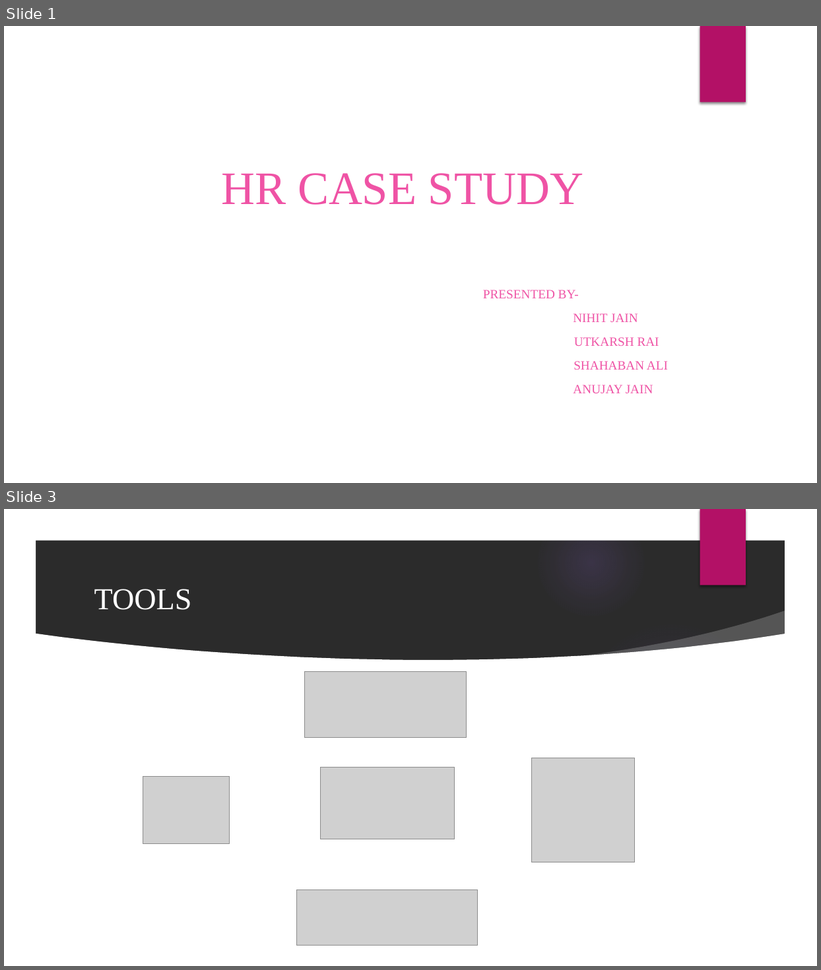
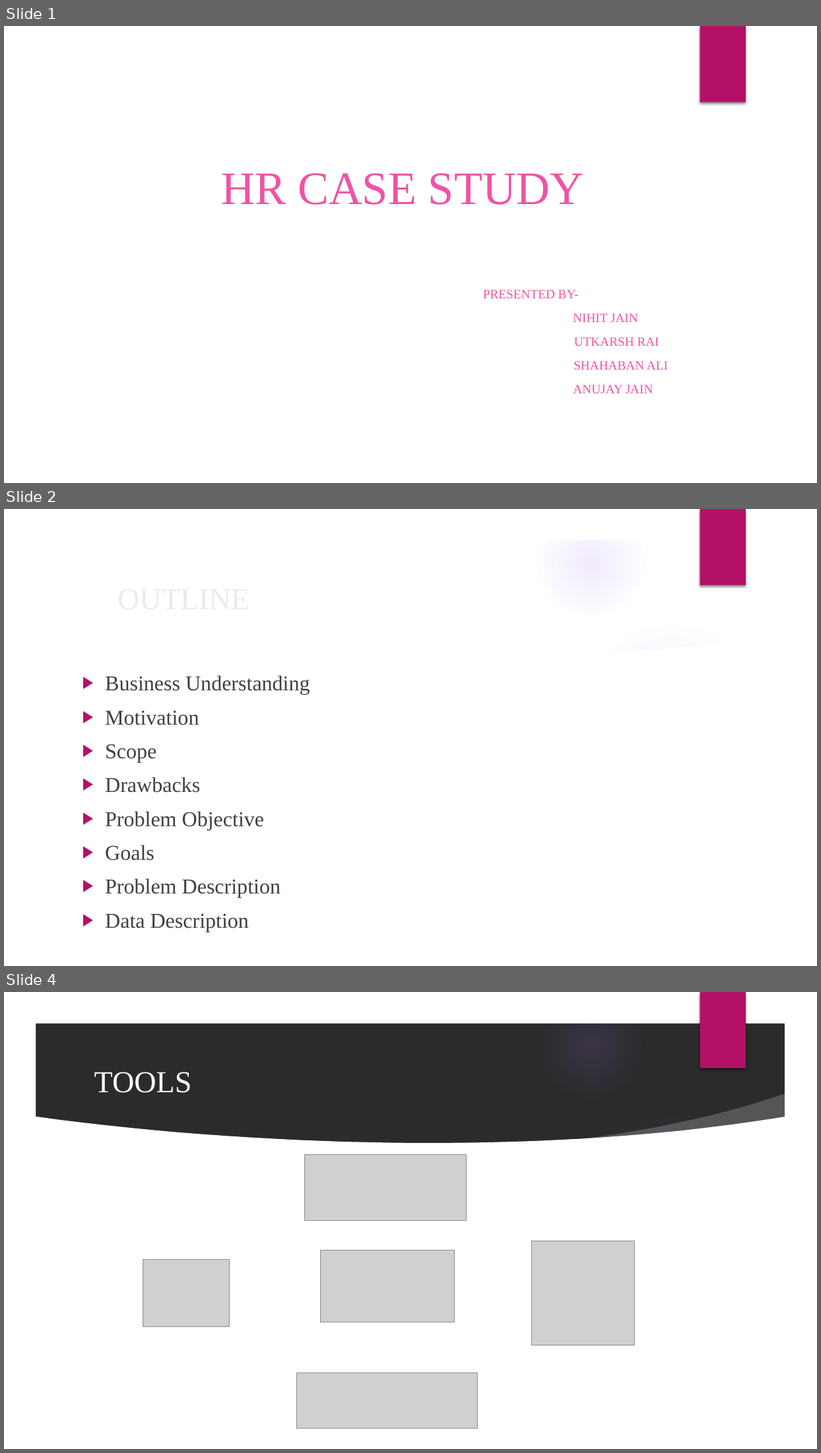
Before and after one commit to nihitjain11/IBM_MiniProject-II, a slide deck: Presentation1.pptx. Shown one above the other, each under a label of ours: slides 1 and 3 before the commit, slides 1, 2 and 4 after it; the slides between them are not shown. The pictures are 821x970 and 821x1453 pixels, drawn with LibreOffice and Linux fonts; fonts in the diff are those of the drawing; grey boxes stand for pictures; background and template pictures are left out; a plain dark background stands for a picture behind light text. Boxes give left, top, right and bottom in pixels: in the first picture for what was removed or moved away, otherwise in the second. Text is boxed around its words. In the diff, an @@ line names an element or a change of style, - is before the commit and + after.

```diff
--- a/Presentation1.pptx
+++ b/Presentation1.pptx
@@ slide 2 added at bbox=[4, 509, 817, 966], background picture (left out); not listed: 9 template elements that a slide beside it also shows @@
@@ title added at bbox=[81, 574, 665, 621], 36 pt, text #EBEBEB @@
+OUTLINE
@@ text added at bbox=[105, 675, 310, 932], 25 pt, text #404040 @@
+▶ Business Understanding
+▶ Motivation
+▶ Scope
+▶ Drawbacks
+▶ Problem Objective
+▶ Goals
+▶ Problem Description
+▶ Data Description
@@ what was slide 3 is now slide 4 @@
```
Also in this commit, not shown: 3 slides changed, 4 other slides added.
